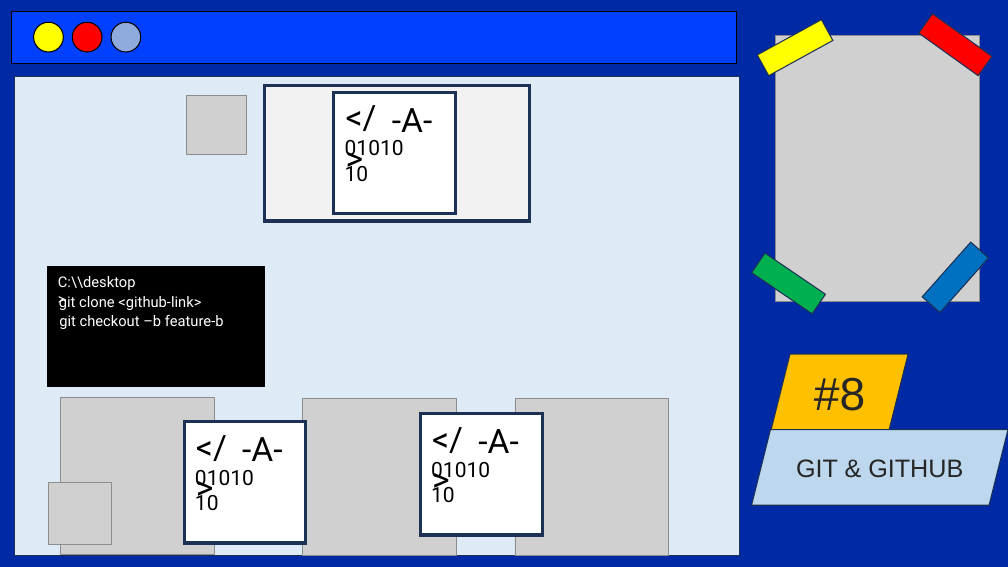
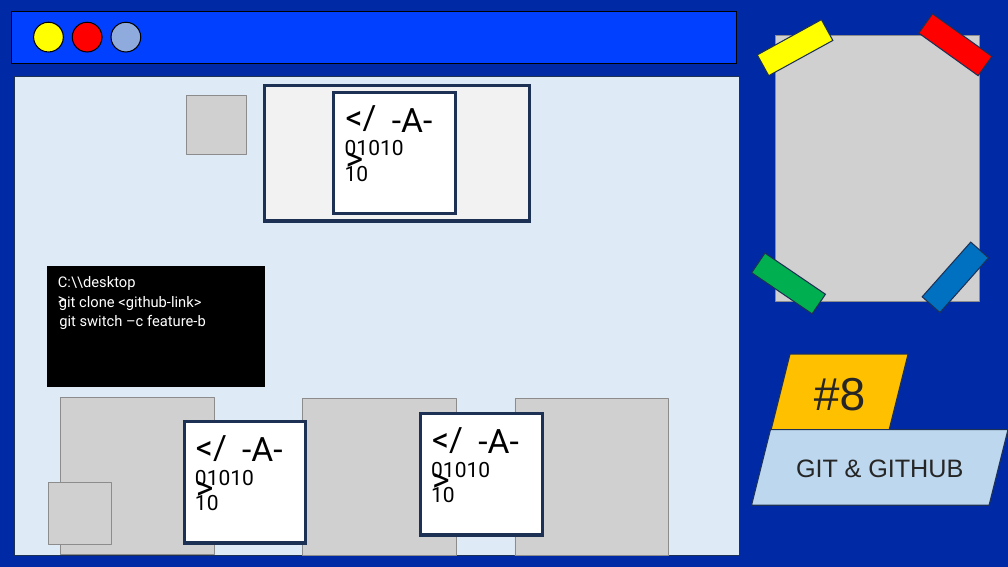
Before and after one commit to codewithjoees/courses-software-developer-complete, a slide deck: slide 12 of 8-git-github/ppt/git-github.pptx (slide 10 before the commit). Drawn at 1008x567 pixels with LibreOffice and Linux fonts; fonts in the diff are those of the drawing; grey boxes stand for pictures. Boxes give left, top, right and bottom in pixels: in the first picture for what was removed or moved away, otherwise in the second. Text is boxed around its words. In the diff, an @@ line names an element or a change of style, - is before the commit and + after.

```diff
--- a/8-git-github/ppt/git-github.pptx
+++ b/8-git-github/ppt/git-github.pptx
@@ text at box(59, 315, 206, 329): text changed @@
-git checkout –b feature-b
+git switch –c feature-b
```
Also in this commit, not shown: 7 other slides changed, 1 slide added, 1 slide removed, 6 other files.
